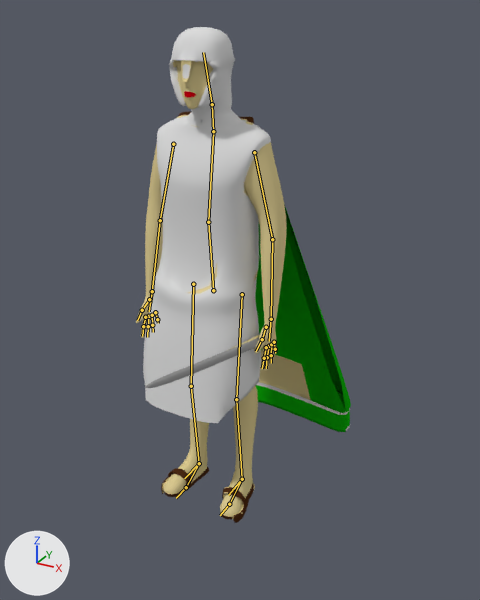
Renders of the Blender file RTS Dev Project/Assets/Models/Characters/babilons/babylonians_soldier.blend from each side of a commit.
The view is the same before and after, from a camera (50 mm lens) standing at (3.68, -5.97, 5.83) and looking at (0.29, 0.2, 2.74). The lights are fixed; the arrows at lower left show +X, +Y and +Z. The bones that bend it are drawn over the model as lines.

Objects in the first picture: 'human'.
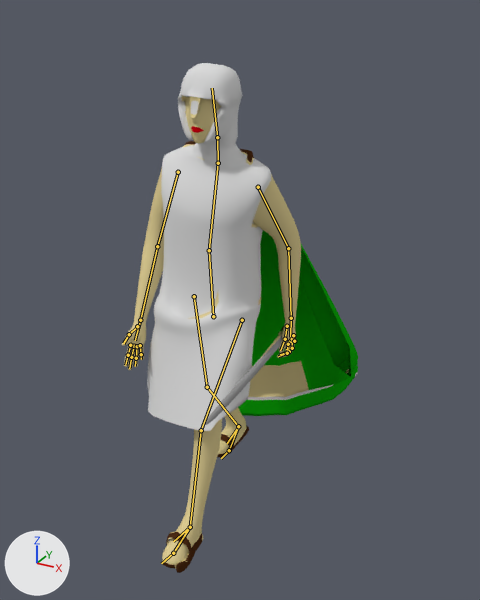
Commit message: babylonian soldier

The newer file adds an action. The first version stands in its rest pose; the second is drawn at frame 0 of the action 'walk_soldier_babylonian'.

Where the change shows, as pixel boxes (x1, y1, x2, y2) in the pictures (480 x 600 px):
'human', posed (10% wider): before (136, 27, 351, 523); after (122, 63, 358, 573)
bone 'torso', root to tip: before (213, 290) to (208, 222); after (213, 316) to (209, 250)
bone 'chest', root to tip: before (208, 222) to (213, 131); after (209, 250) to (218, 163)
bone 'lower middle.L', root to tip: before (267, 357) to (266, 368); after (289, 351) to (280, 354)
bone 'lower index.L', root to tip: before (264, 358) to (262, 368); after (287, 353) to (278, 356)
bone 'lower ring.L', root to tip: before (271, 355) to (271, 363); after (292, 348) to (286, 349)
bone 'lower pinky.L', root to tip: before (275, 349) to (275, 353); after (294, 341) to (291, 341)
bone 'upper leg.R', root to tip: before (193, 284) to (191, 386); after (194, 296) to (207, 387)
bone 'toes.R', root to tip: before (186, 487) to (176, 498); after (229, 450) to (221, 458)

The change in detail:
Bone 'torso' (bone_torso) moves from (0.0, 0.0, 0.0) to (0.0, -0.206, -0.017).
Bone 'chest' (bone_chest) turns from (0, 0, 0) to (0, 0, -3) degrees about its own x, y and z.
Bone 'lower middle.L' (bone_lower_middle_l) moves from (0.0, 0.0, 0.0) to (0.01, -0.009, 0.0).
Bone 'lower middle.L' (bone_lower_middle_l) turns from (0, 0, 0) to (1, 6, -58) degrees about its own x, y and z.
Bone 'lower index.L' (bone_lower_index_l) moves from (0.0, 0.0, 0.0) to (0.004, -0.008, 0.001).
Bone 'lower index.L' (bone_lower_index_l) turns from (0, 0, 0) to (5, -1, -59) degrees about its own x, y and z.
Bone 'lower ring.L' (bone_lower_ring_l) moves from (0.0, 0.0, 0.0) to (0.008, -0.002, 0.0).
Bone 'lower ring.L' (bone_lower_ring_l) turns from (0, 0, 0) to (-3, 13, -58) degrees about its own x, y and z.
Bone 'lower pinky.L' (bone_lower_pinky_l) moves from (0.0, 0.0, 0.0) to (0.022, 0.018, -0.007).
Bone 'lower pinky.L' (bone_lower_pinky_l) turns from (0, 0, 0) to (8, 24, 55) degrees about its own x, y and z.
Bone 'lower arm ik.L' (bone_lower_arm_ik_l) moves from (0.0, 0.0, 0.0) to (-0.025, 0.397, 0.071).
Bone 'upper arm ik.L' (bone_upper_arm_ik_l) moves from (0.0, 0.0, 0.0) to (0.003, 0.336, -0.026).
Bone 'upper leg.R' (bone_upper_leg_r) moves from (0.0, 0.0, 0.0) to (0.0, -0.101, 0.01).
Bone 'toes.R' (bone_toes_r) turns from (0, 0, 0) to (18, 0, 0) degrees about its own x, y and z.
Bone 'lower arm ik.R' (bone_lower_arm_ik_r) moves from (0.0, 0.0, 0.0) to (0.07, -0.279, -0.039).
Bone 'upper arm ik.R' (bone_upper_arm_ik_r) moves from (0.0, 0.0, 0.0) to (0.0, -0.069, -0.02).
Bone 'leg control.L' (bone_leg_control_l) moves from (0.0, 0.0, 0.0) to (0.063, 0.727, 0.008).
Bone 'leg control.L' (bone_leg_control_l) turns from (0, 0, 0) to (11, 0, 0) degrees about its own x, y and z.
Bone 'leg control.R' (bone_leg_control_r) moves from (0.0, 0.0, 0.0) to (-0.063, -0.63, 0.071).
Bone 'leg control.R' (bone_leg_control_r) turns from (0, 0, 0) to (-14, 0, 0) degrees about its own x, y and z.
